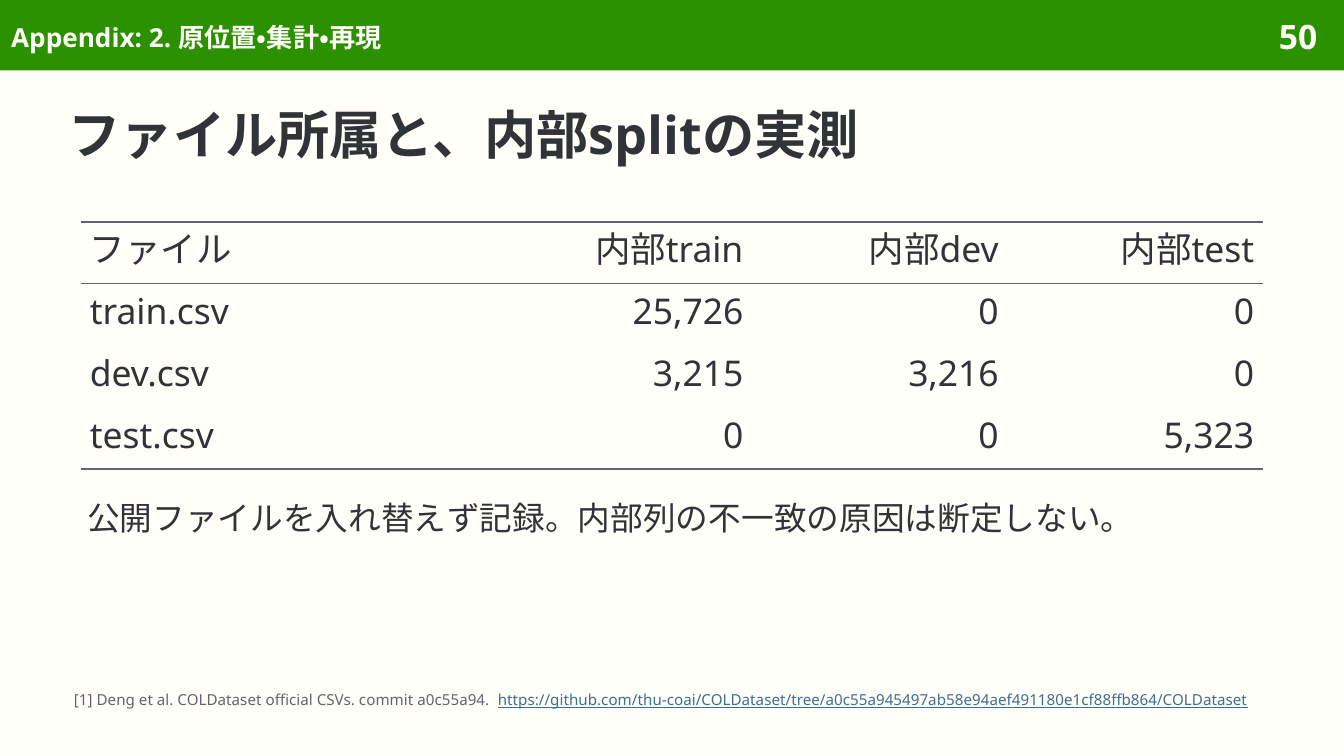
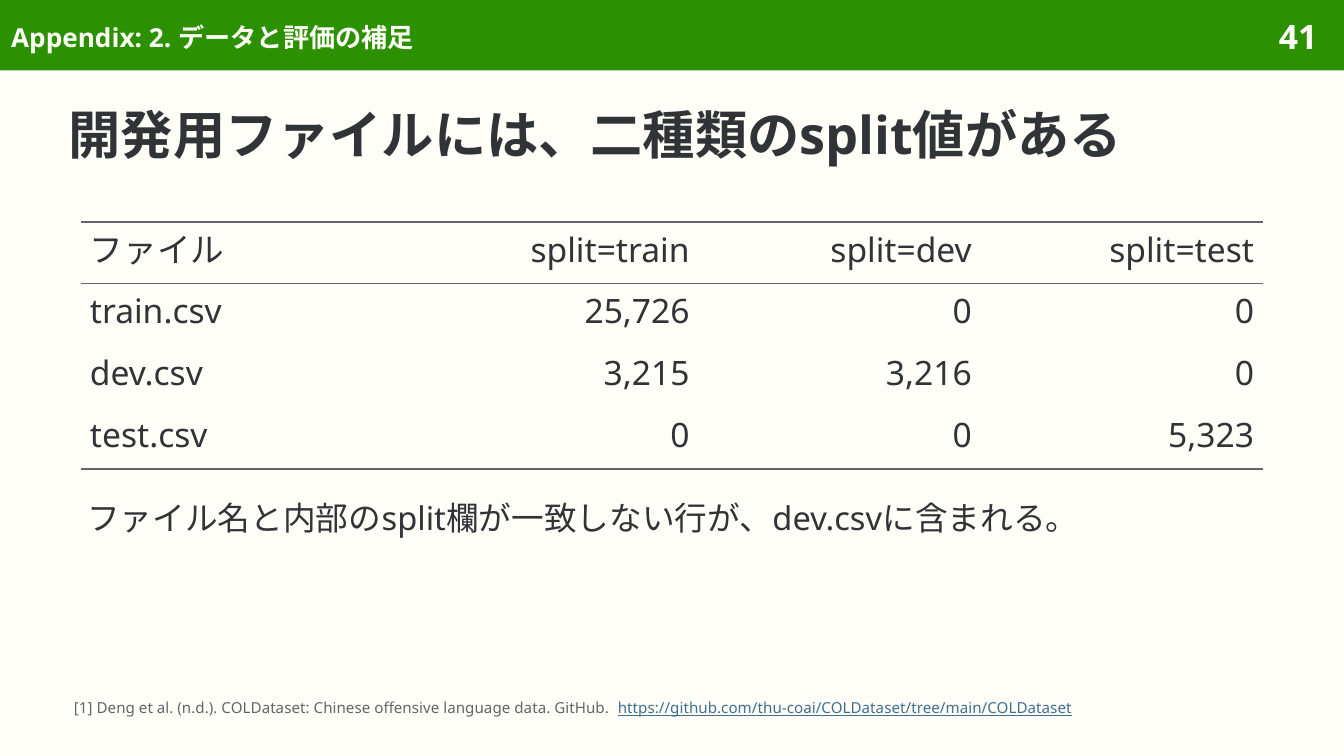
Before and after one commit to sasakiy84/datasets-in-10-minutes, a slide deck: slide 41 of slides/datasets-in-10-minutes-cold.pptx (slide 50 before the commit). Drawn at 1344x756 pixels with LibreOffice and Linux fonts; fonts in the diff are those of the drawing. Boxes give left, top, right and bottom in pixels: in the first picture for what was removed or moved away, otherwise in the second. Text is boxed around its words. In the diff, an @@ line names an element or a change of style, - is before the commit and + after.

Commit message:
Rewrite COLD Japanese and focus the offensive-language dataset overview on readers

```diff
--- a/slides/datasets-in-10-minutes-cold.pptx
+++ b/slides/datasets-in-10-minutes-cold.pptx
@@ title at (x1=11, y1=24, x2=414, y2=54): text changed @@
-Appendix: 2. 原位置・集計・再現
+Appendix: 2. データと評価の補足
@@ page number at (x1=1279, y1=25, x2=1317, y2=49): text changed @@
-50
+41
@@ title at (x1=69, y1=109, x2=1122, y2=167): text changed @@
-ファイル所属と、内部splitの実測
+開発用ファイルには、二種類のsplit値がある
@@ table at (x1=81, y1=222, x2=1263, y2=469) @@
-row 1: ファイル | 内部train | 内部dev | 内部test
+row 1: ファイル | split=train | split=dev | split=test
@@ size 19 to 18 pt in "ファイル", "train.csv", "25,726", "0" and 9 more places @@
@@ line spacing 21.9pt to 20.7pt @@
@@ text at (x1=87, y1=502, x2=1078, y2=538): text changed @@
-公開ファイルを入れ替えず記録。内部列の不一致の原因は断定しない。
+ファイル名と内部のsplit欄が一致しない行が、dev.csvに含まれる。
@@ text at (x1=74, y1=701, x2=1072, y2=717): text changed; text colour #3F6F8F to #626669 @@
-[1] Deng et al. COLDataset official CSVs. commit a0c55a94. https://github.com/thu-coai/COLDataset/tree/a0c55a945497ab58e94aef491180e1cf88ffb864/COLDataset
+[1] Deng et al. (n.d.). COLDataset: Chinese offensive language data. GitHub. https://github.com/thu-coai/COLDataset/tree/main/COLDataset
```
Also in this commit, not shown: 39 other slides changed, 6 slides added, 20 slides removed, 40 other files.
